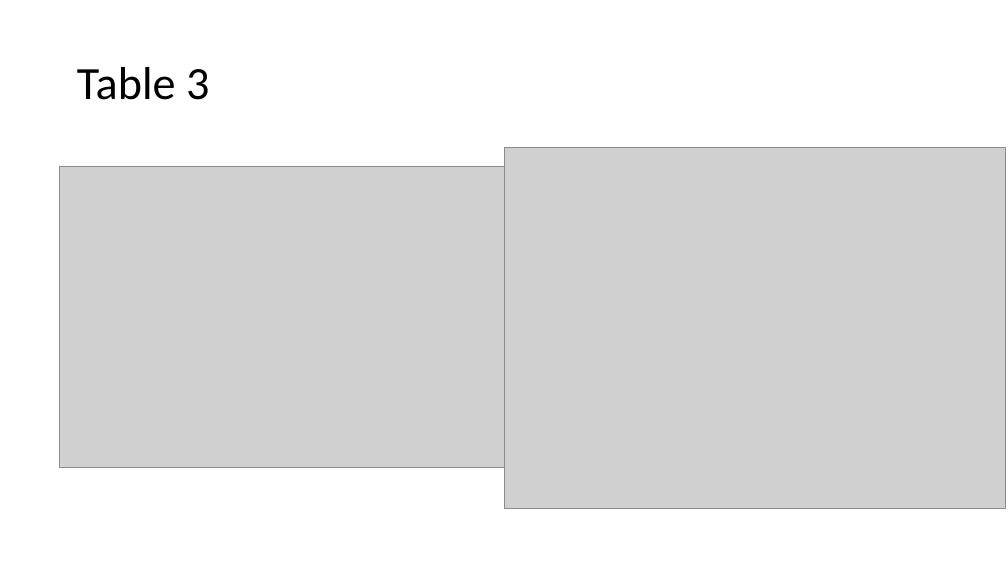
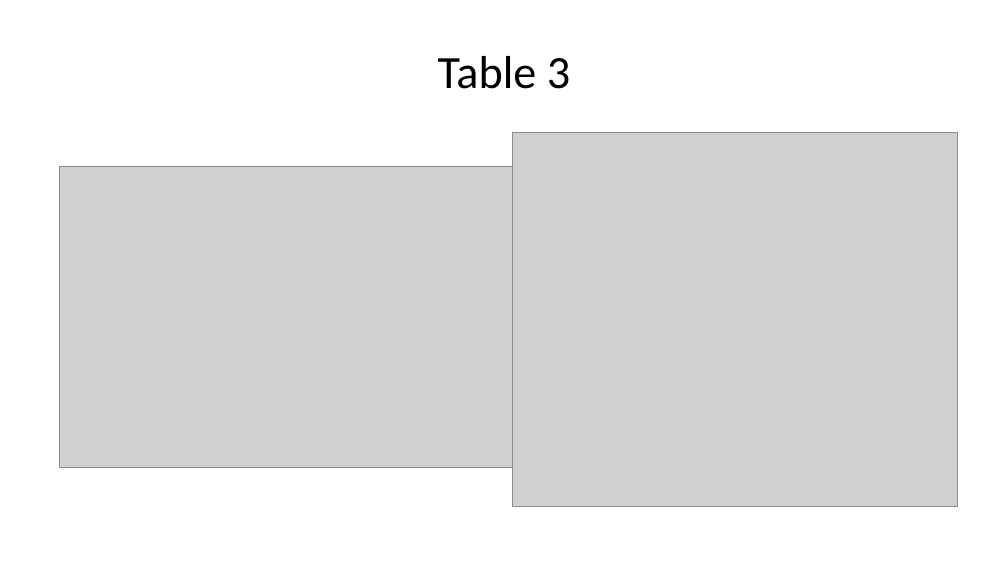
Before and after one commit to ashleyp1/BCB546X_Final_Project, a slide deck: slide 28 of PowerPoint Presentation for Final.pptx. Drawn at 1008x567 pixels with LibreOffice and Linux fonts; fonts in the diff are those of the drawing; grey boxes stand for pictures. Boxes give left, top, right and bottom in pixels: in the first picture for what was removed or moved away, otherwise in the second. Text is boxed around its words. In the diff, an @@ line names an element or a change of style, - is before the commit and + after.

```diff
--- a/PowerPoint Presentation for Final.pptx
+++ b/PowerPoint Presentation for Final.pptx
@@ title "Table 3": place and size @@
-title "Table 3" at bbox=[77, 67, 209, 100]
+title "Table 3" at bbox=[438, 56, 570, 89]
@@ title "Table 3" at bbox=[438, 56, 570, 89]: alignment left to centre; line spacing 0.9 to 1 @@
@@ picture: place and size @@
-picture at bbox=[504, 147, 1005, 507]
+picture at bbox=[513, 132, 958, 507]
```
Also in this commit, not shown: 13 other slides changed, 5 slides added, 2 other files.
